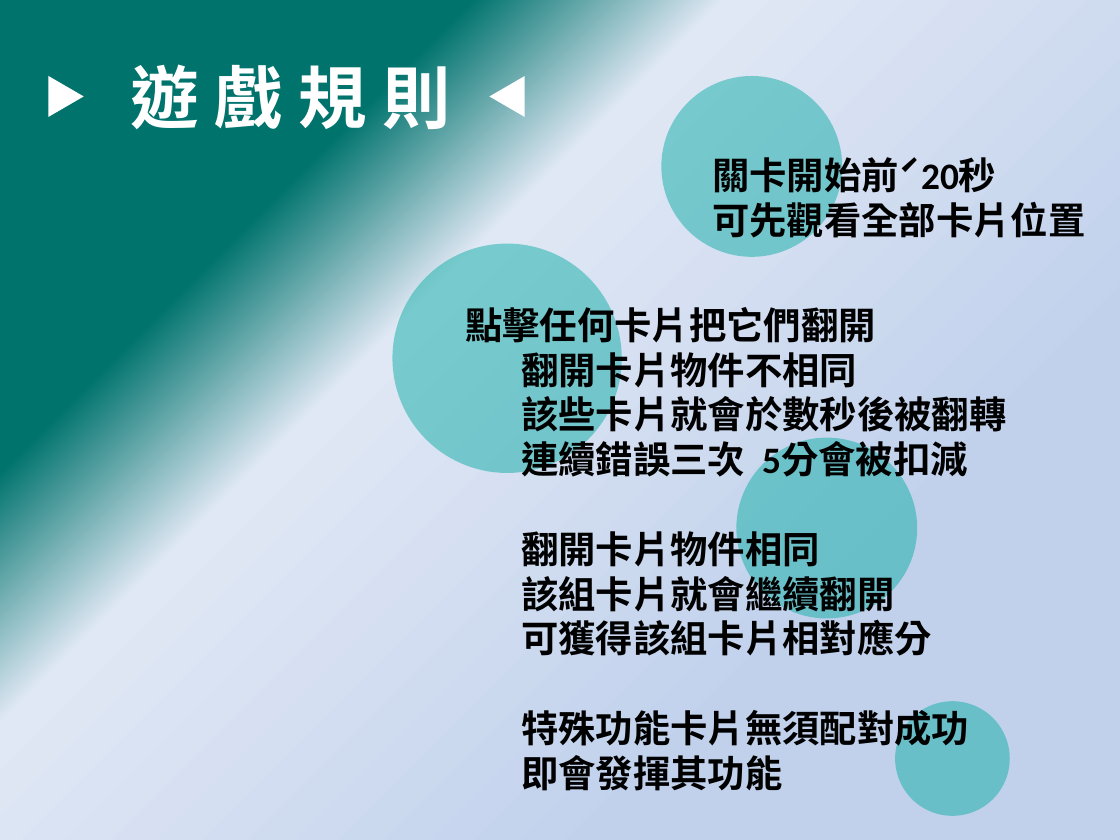
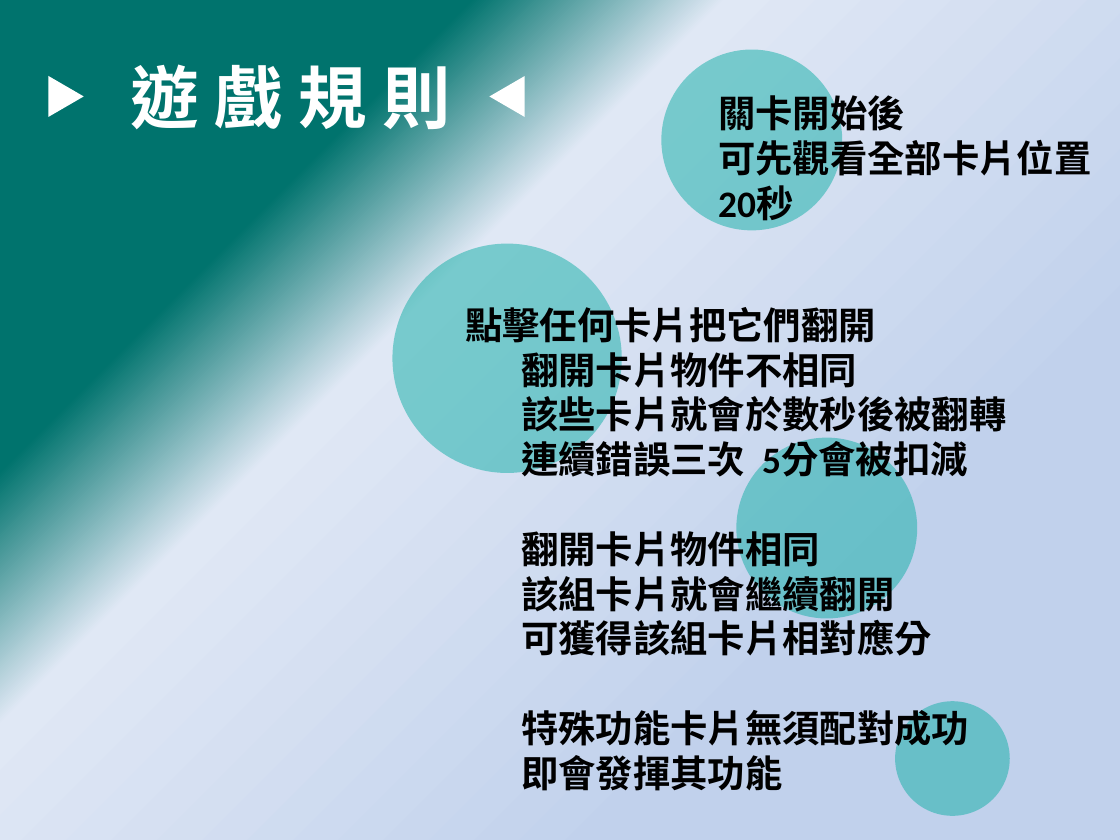
Before and after one commit to goodchiang/finalproject, a slide deck: slide 4 of DEMO.pptx. Drawn at 1120x840 pixels with LibreOffice and Linux fonts; fonts in the diff are those of the drawing. Boxes give left, top, right and bottom in pixels: in the first picture for what was removed or moved away, otherwise in the second. Text is boxed around its words. In the diff, an @@ line names an element or a change of style, - is before the commit and + after.

Commit message:
fix ppt

```diff
--- a/DEMO.pptx
+++ b/DEMO.pptx
@@ ellipse: place and size @@
-ellipse at <box>662,76,842,256</box>
+ellipse at <box>662,49,842,230</box>
@@ text "關卡開始後": place and size @@
-text "關卡開始後" at <box>712,151,1085,244</box>
+text "關卡開始後" at <box>718,89,1091,227</box>
@@ text at <box>718,89,905,137</box>: text changed @@
-關卡開始前ˊ20秒
+關卡開始後
@@ text at <box>718,186,793,227</box>: paragraph added @@
+20秒
```
